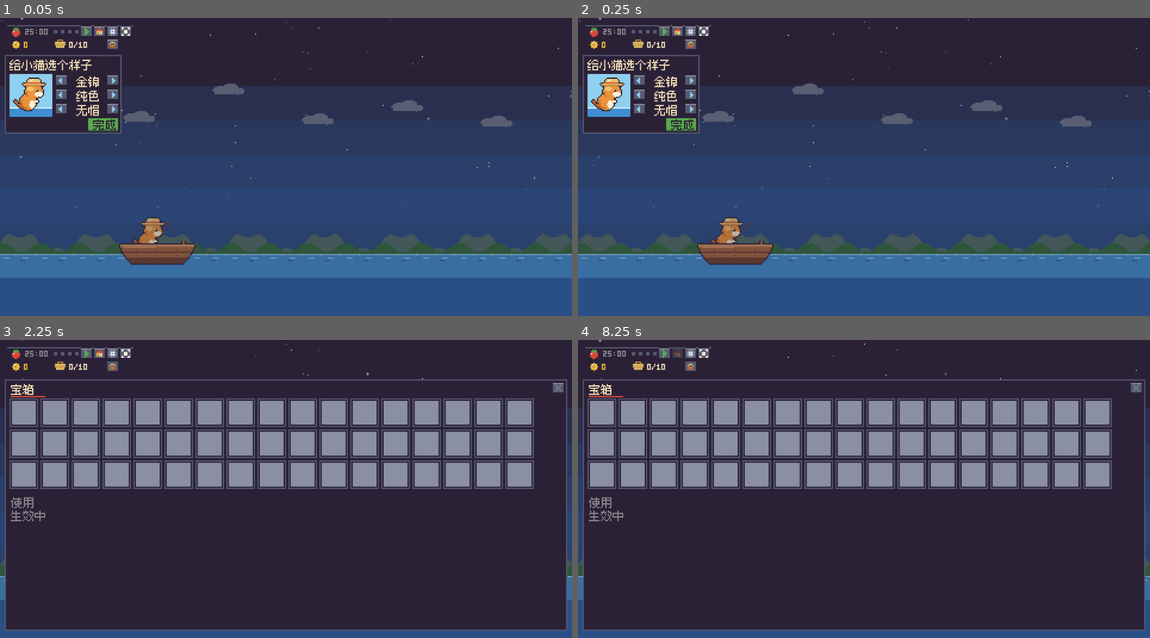
Above: before the commit, frames 1-4 (two rows, left to right).
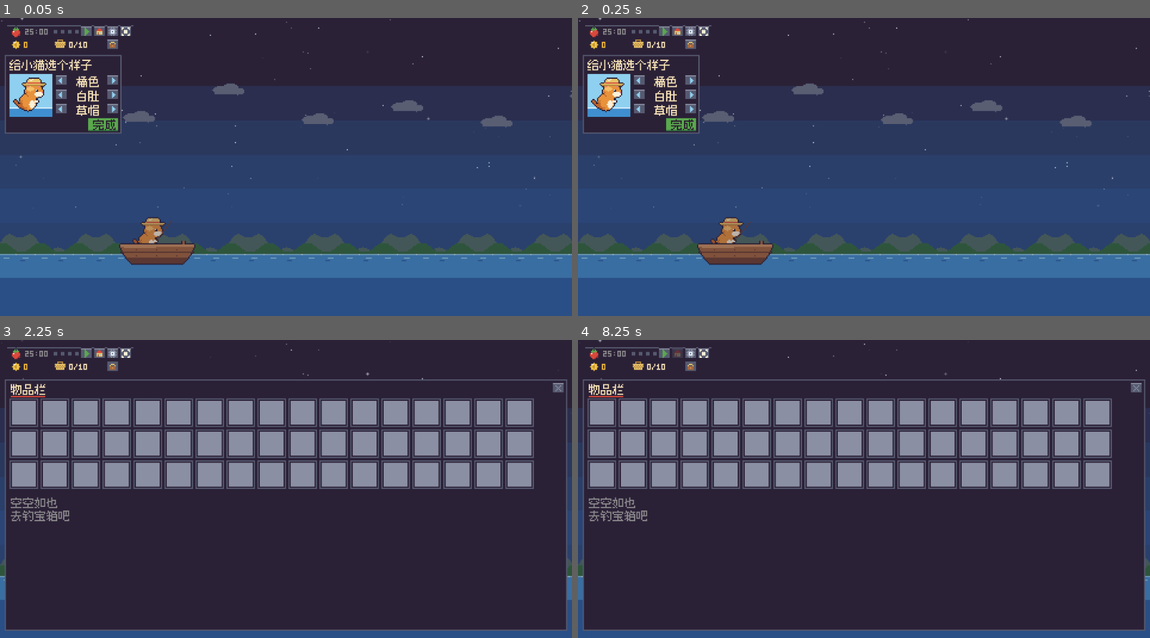
Above: after the commit, the same moments.

Repository: jiahecairen/pixel-cat-fishing
Game: Godot game, scene res://presentation/main.tscn
The game is run twice, just before and just after one commit, with the same random seed, the same clock (stepped at 60 frames per second) and the same inputs.
Inputs (mouse positions are in pixels of both pictures, inside the frame that each line leads up to):
- Up to frame 1 (0.05 s): no input
- Up to frame 2 (0.25 s): no input
- Up to frame 3 (2.25 s): tap Enter at 0.5, 0.6 s; move the mouse to (411, 474) at 0.52 s; hold Right 0.53-1.25 s; click (411, 474) at 0.67 s; tap Space at 0.77 s; drag from (171, 503) to (257, 548) at 1.27 s; move the mouse to (343, 423) at 2.02 s; hold Right from 2.03 s (still down); tap Tab at 2.1 s
- Up to frame 4 (8.25 s): release Right at 2.75 s; tap Space at 2.75, 3.77, 4.25, 5.75, 6.77 s; drag from (835, 548) to (692, 444) at 2.77 s; tap Enter at 3.5, 3.6, 5, 6.6 s; move the mouse to (1035, 533) at 3.52 s; hold Left 3.53-4.25 s; drag from (692, 444) to (778, 414) at 4.27 s; move the mouse to (892, 489) at 5.02 s; hold Down 5.03-5.75 s; tap Tab at 5.1, 8.1 s; click (892, 489) at 5.17 s; drag from (778, 414) to (749, 503) at 5.77 s; move the mouse to (989, 474) at 6.52 s; hold Up 6.53-7.25 s; drag from (749, 503) to (835, 548) at 7.27 s; move the mouse to (921, 423) at 8.02 s; hold Down from 8.03 s (still down)

The runs differ from the first frame. In frame 1, 0.2% of the frame differs, in the area x 13-18%, y 19-33%; in frame 2, 0.2%; in frame 3, 0.5%, in the area x 1-13%, y 14-61%; in frame 4, 0.5%.

Commit message:
v0.27 市场：拱门、四个NPC摊位、会逛会买的顾客，鱼摊搬进市场
Co-Authored-By: Claude Sonnet 5.5 <noreply@anthropic.com>
Claude-Session: https://claude.ai/code/session_01MGVgxpnz2EqSwpVSKzj7dd

Diff:
--- a/presentation/labels.gd
+++ b/presentation/labels.gd
@@ -30,67 +30,74 @@
 	"方向键走动": Rect2(0, 250, 49, 10),
 	"空格键互动": Rect2(0, 260, 49, 10),
 	"空格键去小镇": Rect2(0, 270, 59, 10),
-	"小猫的家": Rect2(0, 280, 39, 10),
-	"裁缝铺": Rect2(0, 290, 29, 10),
-	"渔具店": Rect2(0, 300, 29, 10),
-	"空格键进入": Rect2(0, 310, 49, 10),
-	"空格键聊天": Rect2(0, 320, 49, 10),
-	"确定要退出吗": Rect2(0, 330, 59, 10),
-	"退出": Rect2(0, 340, 19, 10),
-	"取消": Rect2(0, 350, 19, 10),
-	"宝箱": Rect2(0, 360, 19, 10),
-	"物品栏": Rect2(0, 370, 29, 10),
-	"使用": Rect2(0, 380, 19, 10),
-	"空空如也": Rect2(0, 390, 39, 10),
-	"生效中": Rect2(0, 400, 29, 10),
-	"去钓宝箱吧": Rect2(0, 410, 49, 10),
-	"欢迎光临": Rect2(0, 420, 39, 10),
-	"空格键出门": Rect2(0, 430, 49, 10),
-	"空格键看货": Rect2(0, 440, 49, 10),
-	"空格键照镜子": Rect2(0, 450, 59, 10),
-	"空格键看图鉴": Rect2(0, 460, 59, 10),
-	"空格键看统计": Rect2(0, 470, 59, 10),
-	"空格键小睡": Rect2(0, 480, 49, 10),
-	"Z": Rect2(0, 490, 5, 10),
-	"真实天气": Rect2(0, 500, 39, 10),
-	"开": Rect2(0, 510, 9, 10),
-	"关": Rect2(0, 520, 9, 10),
-	"休息时才能小睡": Rect2(0, 530, 69, 10),
-	"已经睡饱了": Rect2(0, 540, 49, 10),
-	"小猫睡得真香": Rect2(0, 550, 59, 10),
-	"今天的鱼真新鲜": Rect2(0, 560, 69, 10),
-	"听说金锦鲤很稀有": Rect2(0, 570, 79, 10),
-	"专注时鱼更值钱": Rect2(0, 580, 69, 10),
-	"别让小猫饿着了": Rect2(0, 590, 69, 10),
-	"天气真好呀": Rect2(0, 600, 49, 10),
-	"你的帽子真好看": Rect2(0, 610, 69, 10),
-	"小鲫鱼": Rect2(0, 620, 29, 10),
-	"鲈鱼": Rect2(0, 630, 19, 10),
-	"金锦鲤": Rect2(0, 640, 29, 10),
-	"橘色": Rect2(0, 650, 19, 10),
-	"灰色": Rect2(0, 660, 19, 10),
-	"黑色": Rect2(0, 670, 19, 10),
-	"白色": Rect2(0, 680, 19, 10),
-	"棕色": Rect2(0, 690, 19, 10),
-	"金色": Rect2(0, 700, 19, 10),
-	"纯色": Rect2(0, 710, 19, 10),
-	"白肚": Rect2(0, 720, 19, 10),
-	"虎斑": Rect2(0, 730, 19, 10),
-	"条纹": Rect2(0, 740, 19, 10),
-	"无帽": Rect2(0, 750, 19, 10),
-	"草帽": Rect2(0, 760, 19, 10),
-	"渔夫帽": Rect2(0, 770, 29, 10),
-	"贝雷帽": Rect2(0, 780, 29, 10),
-	"漂流瓶": Rect2(0, 790, 29, 10),
-	"打开看看有什么": Rect2(0, 800, 69, 10),
-	"幸运鱼饵": Rect2(0, 810, 39, 10),
-	"十分钟内更走运": Rect2(0, 820, 69, 10),
-	"招财铃": Rect2(0, 830, 29, 10),
-	"接下来五单翻倍": Rect2(0, 840, 69, 10),
-	"藏宝图碎片": Rect2(0, 850, 49, 10),
-	"集齐四片能寻宝": Rect2(0, 860, 69, 10),
-	"珍珠": Rect2(0, 870, 19, 10),
-	"亮晶晶的很值钱": Rect2(0, 880, 69, 10),
-	"旧靴子": Rect2(0, 890, 29, 10),
-	"不知道是谁的": Rect2(0, 900, 59, 10),
+	"空格键去钓鱼": Rect2(0, 280, 59, 10),
+	"市场": Rect2(0, 290, 19, 10),
+	"鱼摊": Rect2(0, 300, 19, 10),
+	"水果": Rect2(0, 310, 19, 10),
+	"蔬菜": Rect2(0, 320, 19, 10),
+	"面包": Rect2(0, 330, 19, 10),
+	"鲜花": Rect2(0, 340, 19, 10),
+	"小猫的家": Rect2(0, 350, 39, 10),
+	"裁缝铺": Rect2(0, 360, 29, 10),
+	"渔具店": Rect2(0, 370, 29, 10),
+	"空格键进入": Rect2(0, 380, 49, 10),
+	"空格键聊天": Rect2(0, 390, 49, 10),
+	"确定要退出吗": Rect2(0, 400, 59, 10),
+	"退出": Rect2(0, 410, 19, 10),
+	"取消": Rect2(0, 420, 19, 10),
+	"宝箱": Rect2(0, 430, 19, 10),
+	"物品栏": Rect2(0, 440, 29, 10),
+	"使用": Rect2(0, 450, 19, 10),
+	"空空如也": Rect2(0, 460, 39, 10),
+	"生效中": Rect2(0, 470, 29, 10),
+	"去钓宝箱吧": Rect2(0, 480, 49, 10),
+	"欢迎光临": Rect2(0, 490, 39, 10),
+	"空格键出门": Rect2(0, 500, 49, 10),
+	"空格键看货": Rect2(0, 510, 49, 10),
+	"空格键照镜子": Rect2(0, 520, 59, 10),
+	"空格键看图鉴": Rect2(0, 530, 59, 10),
+	"空格键看统计": Rect2(0, 540, 59, 10),
+	"空格键小睡": Rect2(0, 550, 49, 10),
+	"Z": Rect2(0, 560, 5, 10),
+	"真实天气": Rect2(0, 570, 39, 10),
+	"开": Rect2(0, 580, 9, 10),
+	"关": Rect2(0, 590, 9, 10),
+	"休息时才能小睡": Rect2(0, 600, 69, 10),
+	"已经睡饱了": Rect2(0, 610, 49, 10),
+	"小猫睡得真香": Rect2(0, 620, 59, 10),
+	"今天的鱼真新鲜": Rect2(0, 630, 69, 10),
+	"听说金锦鲤很稀有": Rect2(0, 640, 79, 10),
+	"专注时鱼更值钱": Rect2(0, 650, 69, 10),
+	"别让小猫饿着了": Rect2(0, 660, 69, 10),
+	"天气真好呀": Rect2(0, 670, 49, 10),
+	"你的帽子真好看": Rect2(0, 680, 69, 10),
+	"小鲫鱼": Rect2(0, 690, 29, 10),
+	"鲈鱼": Rect2(0, 700, 19, 10),
+	"金锦鲤": Rect2(0, 710, 29, 10),
+	"橘色": Rect2(0, 720, 19, 10),
+	"灰色": Rect2(0, 730, 19, 10),
+	"黑色": Rect2(0, 740, 19, 10),
+	"白色": Rect2(0, 750, 19, 10),
+	"棕色": Rect2(0, 760, 19, 10),
+	"金色": Rect2(0, 770, 19, 10),
+	"纯色": Rect2(0, 780, 19, 10),
+	"白肚": Rect2(0, 790, 19, 10),
+	"虎斑": Rect2(0, 800, 19, 10),
+	"条纹": Rect2(0, 810, 19, 10),
+	"无帽": Rect2(0, 820, 19, 10),
+	"草帽": Rect2(0, 830, 19, 10),
+	"渔夫帽": Rect2(0, 840, 29, 10),
+	"贝雷帽": Rect2(0, 850, 29, 10),
+	"漂流瓶": Rect2(0, 860, 29, 10),
+	"打开看看有什么": Rect2(0, 870, 69, 10),
+	"幸运鱼饵": Rect2(0, 880, 39, 10),
+	"十分钟内更走运": Rect2(0, 890, 69, 10),
+	"招财铃": Rect2(0, 900, 29, 10),
+	"接下来五单翻倍": Rect2(0, 910, 69, 10),
+	"藏宝图碎片": Rect2(0, 920, 49, 10),
+	"集齐四片能寻宝": Rect2(0, 930, 69, 10),
+	"珍珠": Rect2(0, 940, 19, 10),
+	"亮晶晶的很值钱": Rect2(0, 950, 69, 10),
+	"旧靴子": Rect2(0, 960, 29, 10),
+	"不知道是谁的": Rect2(0, 970, 59, 10),
 }
--- a/presentation/main.gd
+++ b/presentation/main.gd
@@ -34,7 +34,8 @@
 const SFX := ["click", "cast", "bite", "reel", "catch", "rare", "coin", "buy", "deny", "done", "break_end"]
 const VOLUME_DB := [-80.0, -22.0, -12.0, -5.0]   # 音效档位 0(静音)..3
 const SPRITES := ["boat", "sea", "ground", "pier", "house_0", "house_1", "house_2", "tree", "stall_back",
-	"stall_front", "villager_0", "villager_1", "villager_2", "gameboy", "bubble", "bubble_sold", "cloud", "hills",
+	"stall_front", "market_gate", "stall_back_fruit", "stall_back_veg", "stall_back_bread", "stall_back_flower",
+	"goods_fruit", "goods_veg", "goods_bread", "goods_flower", "ico_fruit", "ico_veg", "ico_bread", "ico_flower", "villager_0", "villager_1", "villager_2", "gameboy", "bubble", "bubble_sold", "cloud", "hills",
 	"tomato", "coin", "basket", "hold", "chest", "btn_bag", "room_door", "room_window", "counter", "shelf_tackle",
 	"shelf_hats", "mirror", "bookshelf", "calendar", "bed", "rug", "bobber", "bang", "zzz", "font", "dots", "panel", "pips", "labels",
 	"sparkle", "splash", "btn_play", "btn_stop", "btn_skip", "btn_close", "btn_menu", "btn_plus",
--- a/presentation/world.gd
+++ b/presentation/world.gd
@@ -13,18 +13,26 @@
 const FISH_X := 100         # 钓点：船的左端
 const DOCK_X := 512         # 靠岸：船的左端
 const PIER_X := 576
-const STALL_X := 760
+const GATE_X := 1012                  # 市场拱门
+const STALL_X := 1186                 # 你的鱼摊，在市场中间
 const WALK_FROM_X := 552
 const STALL_CAT_X := STALL_X + 1      # 小猫坐在摊位左半边，右半边摆鱼
 const ROAM_MIN_X := 552               # 自由走动的范围（小猫贴图左边缘）
-const ROAM_MAX_X := 1000
-const WORLD_END := 1048               # 世界右边界，镜头不会越过
-const ROAM_SPEED := 46.0              # 自由走动速度（像素/秒）
+const ROAM_MAX_X := 1340
+const WORLD_END := 1388               # 世界右边界，镜头不会越过
+const ROAM_SPEED := 70.0              # 自由走动速度（像素/秒）
 const NEAR := 16                      # 离摊位/码头多近算"到了"
 ## 可以进去的房子：[门的中心 x, 名字, 用途]
 const DOORS := [[674, "小猫的家", "home"], [828, "裁缝铺", "tailor"], [898, "渔具店", "tackle"]]
 ## 街上散步的居民：[样子, 散步范围左端, 右端, 走一个来回的毫秒数]
 const STROLLERS := [[1, 690, 800, 26000], [2, 850, 980, 34000], [0, 930, 1010, 22000]]
+## 市场里 NPC 的摊位：[摊位左端 x, 货物, 招牌, 摊主样子]
+const MARKET := [[1070, "fruit", "水果", 1], [1128, "veg", "蔬菜", 2], [1244, "bread", "面包", 0], [1302, "flower", "鲜花", 1]]
+## 逛市场的顾客：[样子, 错开的毫秒数, 依次光顾的摊位下标]
+const SHOPPERS := [[0, 0, [0, 1, 3, 2, 1]], [2, 9000, [3, 2, 0, 1]], [1, 17000, [1, 3, 0, 2]]]
+const SHOP_SPEED := 26.0       # 顾客走路速度（像素/秒）
+const DWELL_MS := 4200         # 在一个摊位前停留多久
+const BUY_AT_MS := 1500        # 停下后多久付钱拿货
 const CHAT := ["今天的鱼真新鲜", "听说金锦鲤很稀有", "专注时鱼更值钱", "别让小猫饿着了", "天气真好呀", "你的帽子真好看"]
 const HOUSES := [["house_0", 652], ["house_1", 818], ["house_2", 872]]
 const TREES := [716, 940]
@@ -171,6 +179,107 @@
 	m.draw_rect(Rect2(pos.x + 6, box.end.y, 3, 2), Pal.U_W)
 	m.label(chat_line, box.position + Vector2(3, 1), Pal.U_K)
 
+## 顾客在第 stall 号摊位前的站位。
+func _stand_x(stall: int, k: int) -> float:
+	return float(MARKET[stall][0]) + 6.0 + float(k % 2) * 16.0
+
+## 第 k 位顾客此刻的状态（纯函数，只看时间）：
+## x 位置；facing_right 朝向；dwell 在摊位前停着；d 停了多久；stall 当前/刚离开的摊位；carry 手里拿着的货
+func shopper_at(k: int, t: int) -> Dictionary:
+	var route: Array = SHOPPERS[k][2]
+	var n := route.size()
+	var cycle := 0.0
+	for i in n:
+		var nx: int = route[(i + 1) % n]
+		cycle += float(DWELL_MS) + absf(_stand_x(nx, k) - _stand_x(route[i], k)) / SHOP_SPEED * 1000.0
+	var tt := fposmod(float(t + int(SHOPPERS[k][1])), cycle)
+	for i in n:
+		var cur: int = route[i]
+		var nxt: int = route[(i + 1) % n]
+		var x0 := _stand_x(cur, k)
+		var x1 := _stand_x(nxt, k)
+		var prev_x := _stand_x(route[(i + n - 1) % n], k)
+		if tt < float(DWELL_MS):
+			return {"x": x0, "facing_right": x0 > prev_x, "dwell": true, "d": tt, "stall": cur, "carry": ""}
+		tt -= float(DWELL_MS)
+		var leg := absf(x1 - x0) / SHOP_SPEED * 1000.0
+		if tt < leg:
+			return {"x": roundf(lerpf(x0, x1, tt / leg)), "facing_right": x1 > x0, "dwell": false, "d": 0.0,
+					"stall": cur, "carry": MARKET[cur][1]}
+		tt -= leg
+	return {"x": _stand_x(route[0], k), "facing_right": false, "dwell": true, "d": 0.0, "stall": route[0], "carry": ""}
+
+func _stall_hopping(i: int, t: int) -> bool:
+	for k in SHOPPERS.size():
+		var s := shopper_at(k, t)
+		if s["dwell"] and s["stall"] == i and s["d"] >= BUY_AT_MS and s["d"] < BUY_AT_MS + 350.0:
+			return true
+	return false
+
+## 木招牌（门楣 / 摊位上方），文字走标签图集。
+func _plate(cx: float, y: float, text: String) -> void:
+	var w: float = m.label_width(text) + 5
+	var plate := Rect2(roundf(cx - w / 2), y, w, 12)
+	m.draw_rect(plate.grow(1), Pal.U_K)
+	m.draw_rect(plate, Pal.L_N)
+	m.draw_rect(Rect2(plate.position.x, plate.end.y - 2, plate.size.x, 2), Pal.L_O)
+	m.label(text, plate.position + Vector2(3, 0), Pal.U_K)
+
+## 市场里的 NPC 摊位：雨棚 → 摊主 → 柜台 → 货。
+func _draw_market_stalls(t: int) -> void:
+	for i in MARKET.size():
+		var s: Array = MARKET[i]
+		var x := float(s[0])
+		m.draw_texture(m.tex["stall_back_" + s[1]], Vector2(x, GROUND_Y - 40))
+		var hop := -1.0 if _stall_hopping(i, t) else 0.0
+		m.tex_frame("villager_%d" % int(s[3]), Vector2(x + 15, GROUND_Y - 27 + hop), (t / 900 + i) % 2, 2)
+		m.draw_texture(m.tex["stall_front"], Vector2(x, GROUND_Y - 15))
+		m.draw_texture(m.tex["goods_" + s[1]], Vector2(x + 5, GROUND_Y - 22))
+		_plate(x + 23, GROUND_Y - 53, s[2])
+
+## 逛市场的顾客：走一圈，在摊位前停下，付钱，拿到货拎着走。
+func _draw_shoppers(t: int) -> void:
+	for k in SHOPPERS.size():
+		var s := shopper_at(k, t)
+		var pos := Vector2(float(s["x"]), GROUND_Y - 21)
+		var name := "villager_%d" % int(SHOPPERS[k][0])
+		var frame := 0 if s["dwell"] else (t / 220) % 2
+		if s["facing_right"]:
+			m.tex_frame_flipped(name, pos, frame, 2)
+		else:
+			m.tex_frame(name, pos, frame, 2)
+		var hand := Vector2(pos.x + (11.0 if s["facing_right"] else -3.0), GROUND_Y - 11)
+		if s["dwell"]:
+			var d: float = s["d"]
+			var si: int = s["stall"]
+			var stall_pt := Vector2(float(MARKET[si][0]) + 20.0, GROUND_Y - 24)
+			if d >= BUY_AT_MS and d < BUY_AT_MS + 900.0:       # 货飞到手里，硬币飞向摊主
+				var p := (d - BUY_AT_MS) / 900.0
+				m.draw_texture(m.tex["ico_" + MARKET[si][1]], stall_pt.lerp(hand, p).round())
+				if p < 0.6:
+					m.draw_texture(m.tex["coin"], Vector2(hand.x, hand.y - 6.0).lerp(stall_pt + Vector2(0, -4), p / 0.6).round())
+			elif d >= BUY_AT_MS + 900.0:
+				m.draw_texture(m.tex["ico_" + MARKET[si][1]], hand.round())
+		elif s["carry"] != "":
+			m.draw_texture(m.tex["ico_" + s["carry"]], hand.round())
+
+## 市场入口：拱门、招牌、彩旗。
+func _draw_market_gate(left: float, right: float) -> void:
+	m.draw_texture(m.tex["market_gate"], Vector2(GATE_X, GROUND_Y - 50))
+	_plate(GATE_X + 24, GROUND_Y - 49, "市场")
+	var cols := [Pal.L_R, Pal.L_Y, Pal.L_B, Pal.L_G]
+	var x0 := GATE_X + 48
+	var i := 0
+	while x0 + i * 7 < WORLD_END - 6:
+		var fx := float(x0 + i * 7)
+		if fx > left - 8 and fx < right + 8:
+			var sag := absf(fposmod(float(i) / 8.0, 1.0) - 0.5) * 2.0       # 绳子在每 8 面旗之间微微下垂
+			var fy := float(GROUND_Y - 62) + roundf((1.0 - sag) * 3.0)
+			m.draw_rect(Rect2(fx, fy, 7, 1), Pal.U_K)
+			m.draw_rect(Rect2(fx + 1, fy + 1, 4, 3), cols[i % 4])
+			m.draw_rect(Rect2(fx + 2, fy + 4, 2, 1), cols[i % 4])
+		i += 1
+
 func on_sale(fish_id: String) -> void:
 	var f: Dictionary = m.game.fish_by_id.get(fish_id, {})
 	leaving.append({"kind": customer_kind, "t0": Time.get_ticks_msec(), "x0": float(STALL_X + 50), "fish": f.get("sprite", "")})
@@ -234,6 +343,9 @@
 		m.draw_rect(Rect2(plate.position.x, plate.end.y - 2, plate.size.x, 2), Pal.L_O)
 		m.label(d[1], plate.position + Vector2(3, 0), Pal.U_K)
 	# 摊位（后半）→ 摆摊的小猫 → 柜台 → 路过的居民、顾客、走动中的小猫（都在摊位前面）
+	_draw_market_gate(left, right)
+	_draw_market_stalls(t)
+	_plate(STALL_X + 23, GROUND_Y - 53, "鱼摊")
 	m.draw_texture(m.tex["stall_back"], Vector2(STALL_X, GROUND_Y - 40))
 	var in_town: bool = not j.on_boat()
 	var bob_y := boat_y(t)
@@ -248,6 +360,7 @@
 		if sb.size.x > 0:
 			m.draw_texture(m.tex["bubble_sold"], sb.position)
 	_draw_strollers(t)
+	_draw_shoppers(t)
 	_draw_customer(t)
 	_draw_leaving(t)
 	if in_town and not behind_counter:
Binary file changed: assets/cat/fixed.png
Binary file changed: assets/cat/fur_base.png
Binary file changed: assets/cat/fur_light.png
Binary file changed: assets/cat/fur_shade.png
Binary file changed: assets/cat/hat_beret.png
Binary file changed: assets/cat/hat_bucket.png
Binary file changed: assets/cat/hat_straw.png
Binary file changed: assets/cat/pat_stripe.png
Binary file changed: assets/cat/pat_white.png
Binary file changed: assets/cat/rain_gear.png
Binary file changed: assets/icon.png
Binary file changed: assets/sprites/bang.png
(and 85 more such lines)
